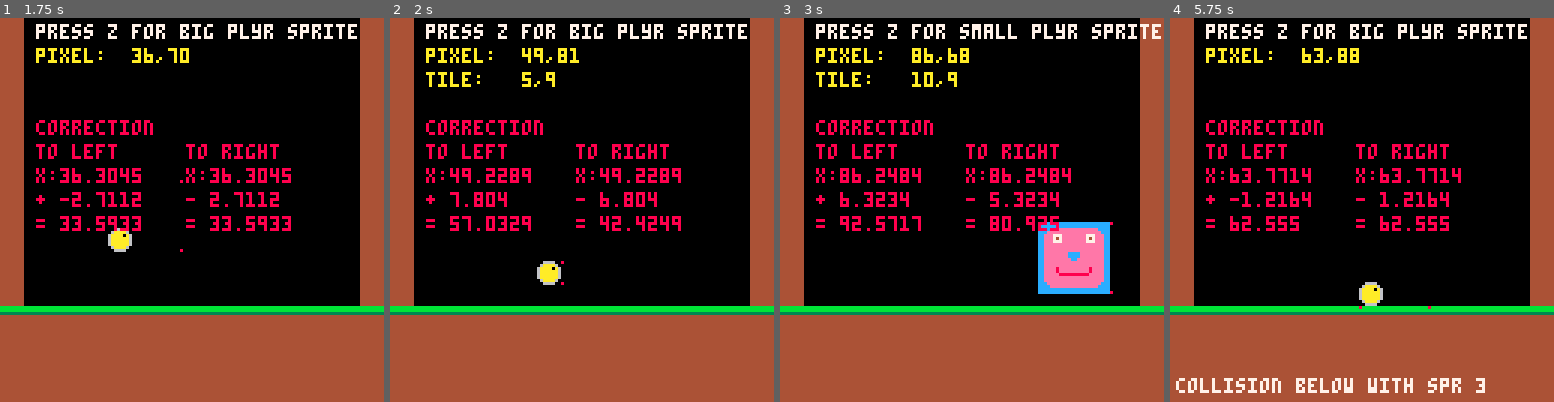
Above: before the commit, frames 1-4 (left to right).
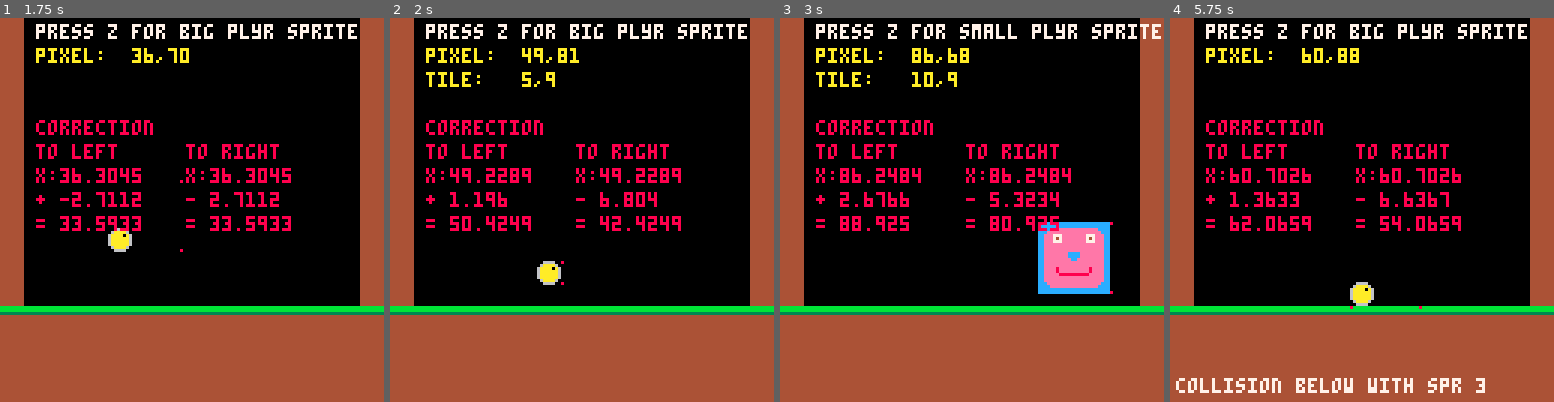
Above: after the commit, the same moments.

Repository: matthewdimatteo/helloworld
Game: PICO-8 cartridge sidescroller01_map_collision.p8
The game is run twice, just before and just after one commit, with the same random seed, the same clock (stepped at 60 frames per second) and the same inputs.
Inputs:
- Up to frame 1 (1.75 s): tap X (X key) at 0.33, 1.07 s; tap O (Z key) at 0.7, 1.7 s; hold Right from 1.6 s (still down)
- Up to frame 2 (2 s): keep holding Right; tap X (X key) at 1.85 s
- Up to frame 3 (3 s): release Right at 2.1 s; tap O (Z key) at 2.1, 2.5, 2.9 s; hold Up 2.15-2.42 s; hold Right from 2.47 s (still down); tap X (X key) at 2.97 s
- Up to frame 4 (5.75 s): release Right at 3.03 s; hold Left 3.08-3.58 s; tap O (Z key) every 0.4 s from 3.3 to 5.7 s; hold Down 3.63-3.97 s; hold Right 4.02-4.68 s; tap X (X key) at 4.08, 5.2 s; hold Up 4.73-5.03 s; hold Left 5.08-5.68 s; hold Down from 5.73 s (still down)

Frame 1 is identical in both runs. In frame 2, 0.3% of the frame differs, in the area x 15-34%, y 45-56%; in frame 3, 0.3%; in frame 4, 1.4%, in the area x 15-76%, y 8-76%.

Commit message:
Add files via upload

Diff:
--- a/sidescroller01_map_collision.p8
+++ b/sidescroller01_map_collision.p8
@@ -35,7 +35,7 @@
 
 	-- for troubleshooting clipping
 	clipped=false
-	lastclip="" -- end of tab 1
+	lastclip="" -- tab 1
 
 end -- end _init()
 
@@ -68,11 +68,6 @@
 	and plyr.tile_y then
 		print("tile:   "..plyr.tile_x..","..plyr.tile_y,12,18,10)
 	end -- end if
-
-	-- last applied correction
-	if clipped then
-		print(clipx,12,74,7)
-	end
 
 	-- print left correction
 	print("correction",12,34,8)
@@ -296,10 +291,10 @@
 
 	-- apply speed limit
 	if plyr.dx < -maxdx then
-		plyr.dx = -maxdx
+		--plyr.dx = -maxdx
 	end
 	if plyr.dx > maxdx then
-		plyr.dx = maxdx
+		--plyr.dx = maxdx
 	end
 
 	-- correct position on left
@@ -309,8 +304,19 @@
 
 	-- prevent overcorrection
 	if abs(fixl) > 4 then
-		fixl = 1-fixl
-	end
+		fixl1=fixl --precorrection
+		fixl = 8-abs(fixl)
+		fixl2=fixl -- postcorrection
+
+		-- for printing the x position
+		-- and correction amount of the
+		-- last clip (_draw, tab 0)
+		if plyr.x < 8 then
+			clipped=true
+			lastclip=plyr.x..","..fixl1..","..fixl2
+		end -- end if plyr.x < 8
+
+	end -- end if abs(fixl) > 4
 
 	-- collide with solid on left
 	if plyr.dx < 0 and
@@ -341,14 +347,6 @@
 	if plyr.x<0 then
 		plyr.x=0
 	end -- end if x<0
-
-	-- for printing the x position
-	-- and correction amount of the
-	-- last clip (_draw, tab 0)
-	if plyr.x < 8 then
-		clipped=true
-		lastclip=plyr.x..","..fixl
-	end
 
 end -- end move_player()
 -->8
